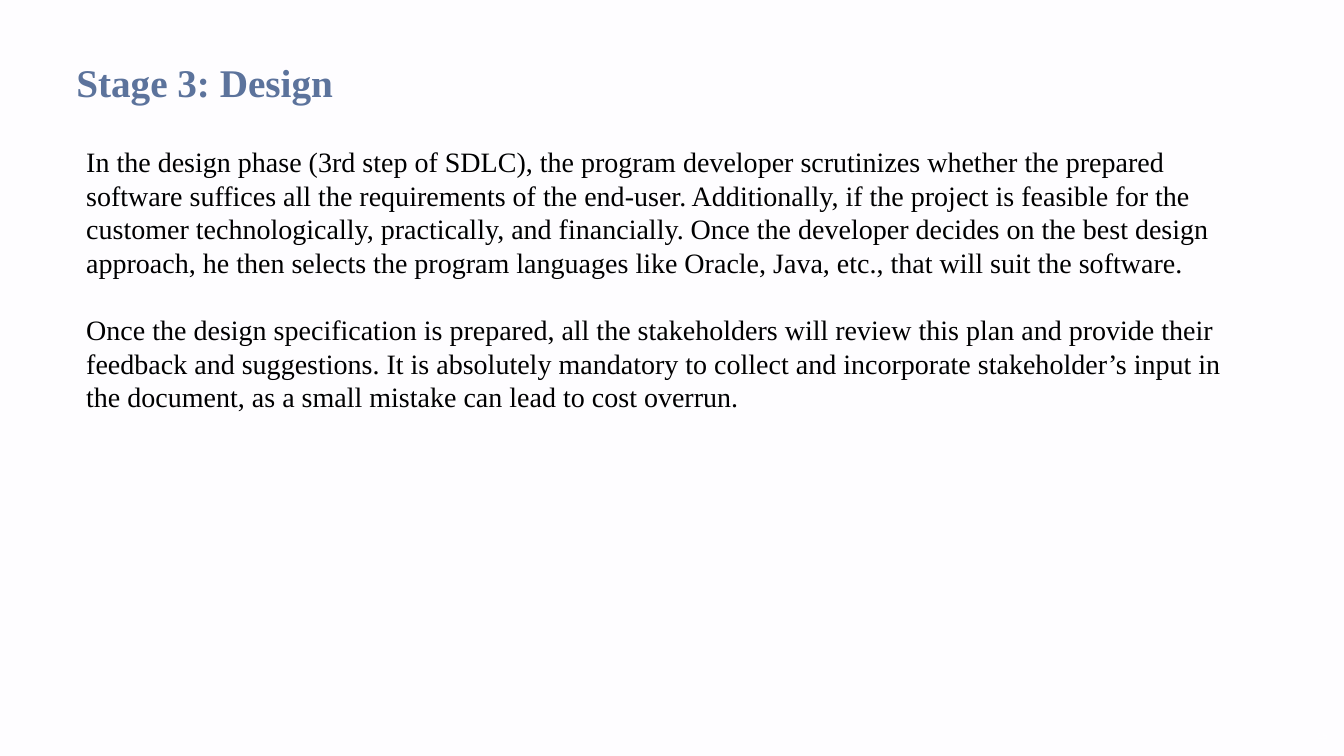
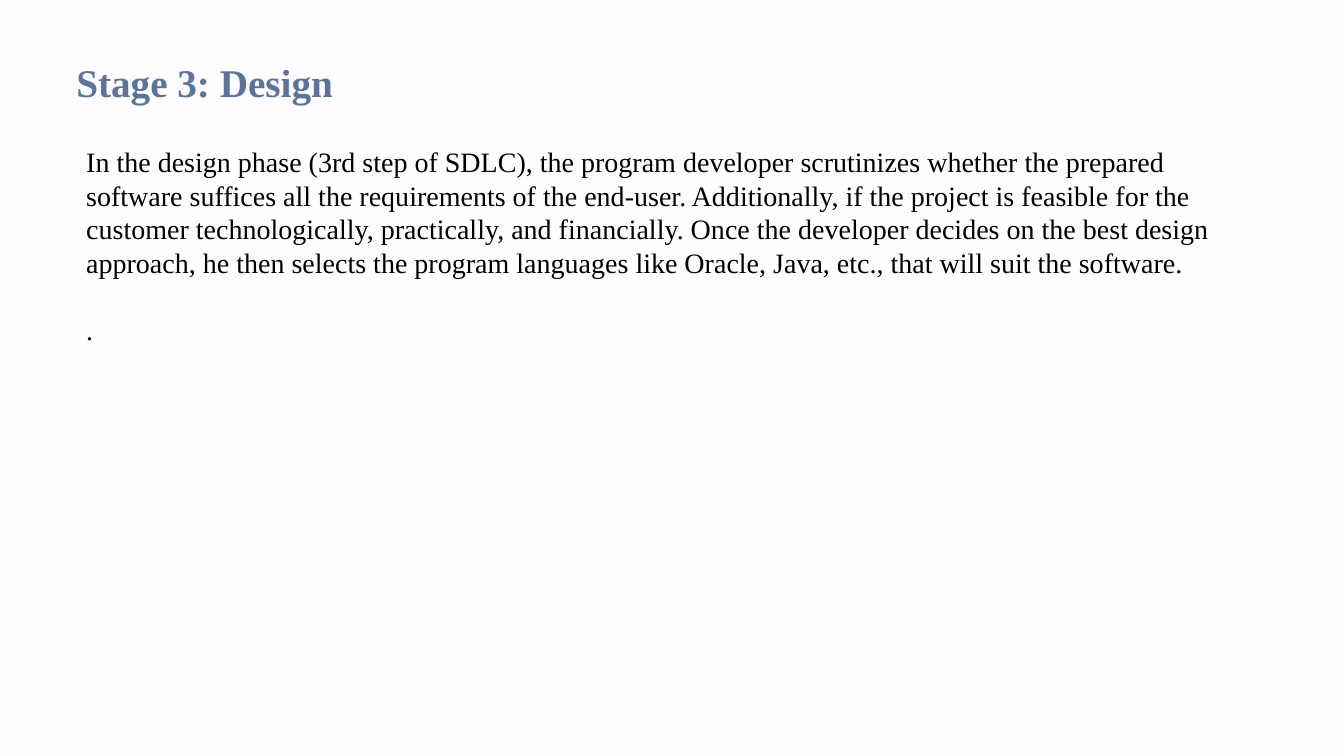
Before and after one commit to renujindal89/software-module1-2, a slide deck: slide 13 of software module 1,2.pptx (slide 15 before the commit). Drawn at 1344x756 pixels with LibreOffice and Linux fonts; fonts in the diff are those of the drawing; background and template pictures are left out. Boxes give left, top, right and bottom in pixels: in the first picture for what was removed or moved away, otherwise in the second. Text is boxed around its words. In the diff, an @@ line names an element or a change of style, - is before the commit and + after.

```diff
--- a/software module 1,2.pptx
+++ b/software module 1,2.pptx
@@ text at [86,320,1220,411]: text changed @@
-Once the design specification is prepared, all the stakeholders will review this plan and provide their feedback and suggestions. It is absolutely mandatory to collect and incorporate stakeholder’s input in the document, as a small mistake can lead to cost overrun.
+.
```
Also in this commit, not shown: 6 other slides changed, 12 slides removed.
